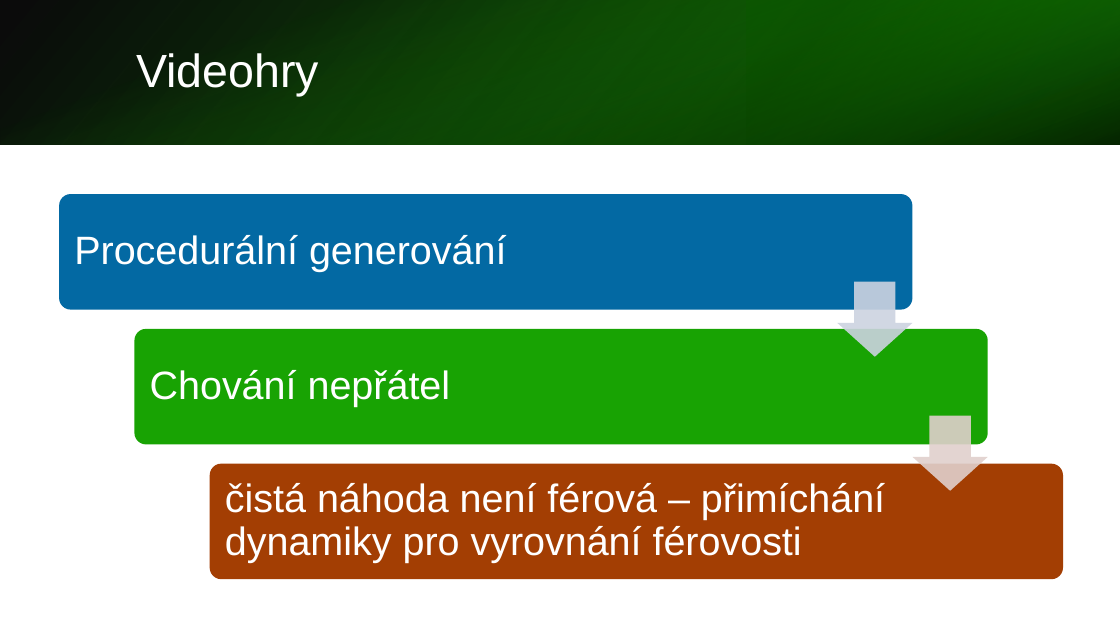
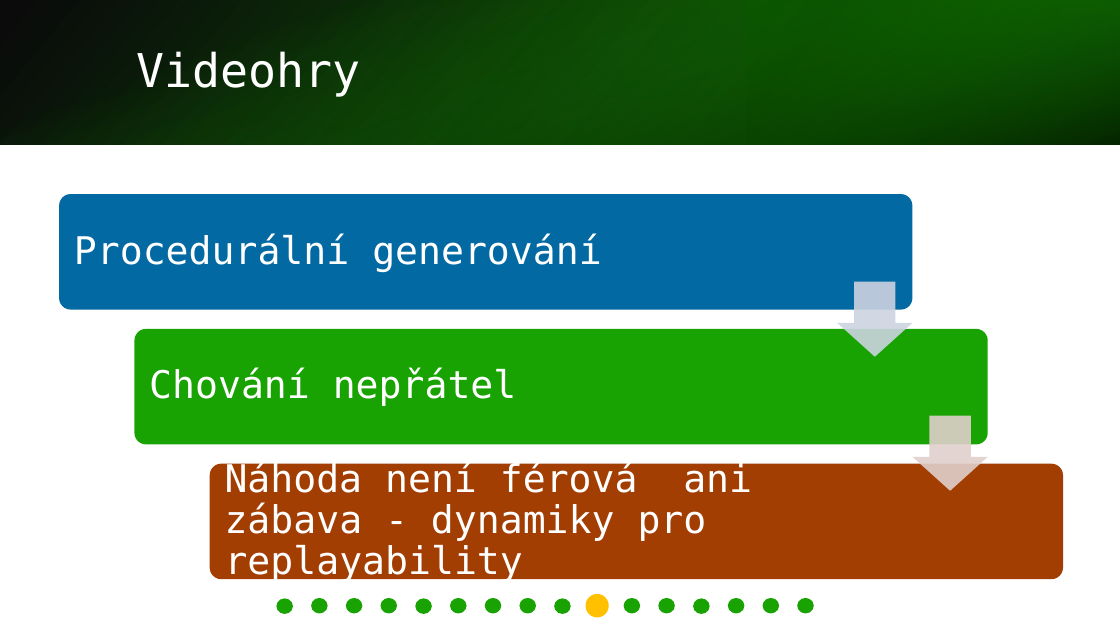
Before and after one commit to hruboson/UTB-PO-RAND, a slide deck: slide 10 of presentation.pptx (slide 11 before the commit). Drawn at 1120x630 pixels with LibreOffice and Linux fonts; fonts in the diff are those of the drawing. Boxes give left, top, right and bottom in pixels: in the first picture for what was removed or moved away, otherwise in the second. Text is boxed around its words. In the diff, an @@ line names an element or a change of style, - is before the commit and + after.

```diff
--- a/presentation.pptx
+++ b/presentation.pptx
@@ title "Videohry" at [136, 51, 360, 97]: font Arial to DejaVu Sans Mono @@
@@ text "Procedurální generování" at [74, 233, 601, 272]: size 28 to 27 pt, font Arial to DejaVu Sans Mono @@
@@ text "Chování nepřátel" at [149, 368, 517, 406]: size 28 to 27 pt, font Arial to DejaVu Sans Mono @@
@@ text at [225, 461, 752, 583]: text changed; size 28 to 27 pt; font Arial to DejaVu Sans Mono @@
-čistá náhoda není férová – přimíchání dynamiky pro vyrovnání férovosti
+Náhoda není férová ani zábava - dynamiky pro replayability
@@ ellipse added at [276, 599, 293, 614], fill #18A303 @@
@@ ellipse added at [311, 599, 327, 614], fill #18A303 @@
@@ ellipse added at [346, 599, 362, 614], fill #18A303 @@
@@ ellipse added at [381, 599, 397, 614], fill #18A303 @@
@@ ellipse added at [416, 599, 432, 614], fill #18A303 @@
@@ ellipse added at [450, 599, 466, 614], fill #18A303 @@
@@ ellipse added at [485, 599, 501, 614], fill #18A303 @@
@@ ellipse added at [519, 599, 536, 614], fill #18A303 @@
@@ ellipse added at [555, 599, 571, 614], fill #18A303 @@
@@ ellipse added at [585, 595, 609, 618], fill #FFC000 @@
@@ ellipse added at [624, 599, 640, 614], fill #18A303 @@
@@ ellipse added at [659, 599, 675, 614], fill #18A303 @@
@@ ellipse added at [693, 599, 709, 614], fill #18A303 @@
@@ ellipse added at [728, 599, 744, 614], fill #18A303 @@
@@ ellipse added at [763, 599, 780, 614], fill #18A303 @@
@@ ellipse added at [798, 599, 814, 614], fill #18A303 @@
```
Also in this commit, not shown: 14 other slides changed, 1 slide added, 1 slide removed.
